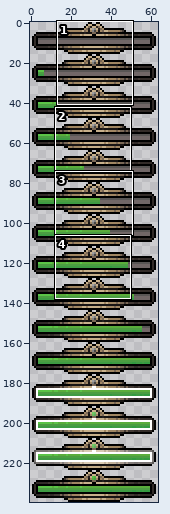
Sprite sheet, stored at data/textures/stamina_regen.png. Above: a wide view before the commit, with the close-up outlined.
Close-up. Earlier state:
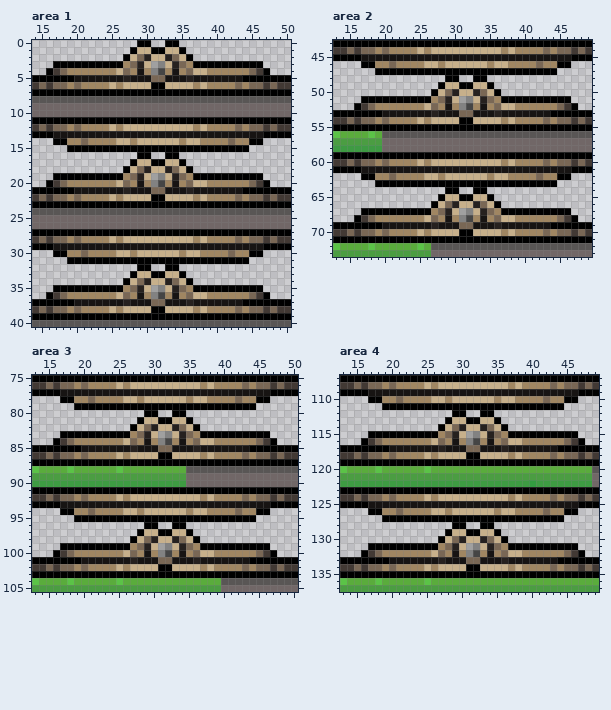
The file is 64x240 pixels. Colours within 5 levels of each other are drawn and written as one. Shown: area 1: x 14..50, y 0..40; area 2: x 13..49, y 43..73; area 3: x 13..50, y 75..105; area 4: x 13..49, y 107..137. The commit also changed other parts of the picture, which this record leaves out.
After:
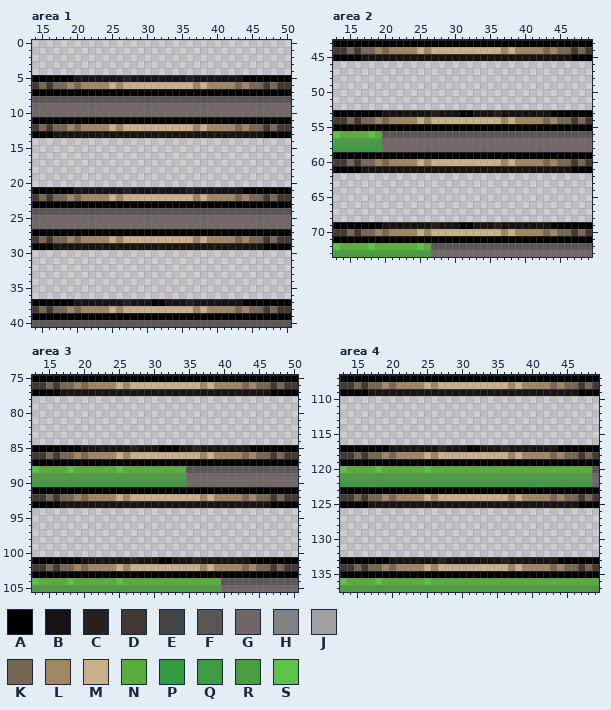
Palette (. is transparent): A #000000  B #171413  C #26211f  D #423934  E #454545  F #595655  G #716767  H #828282  J #a0a0a0  K #796755  L #a08662  M #c7b08b  N #5aac3c  P #339b41  Q #3e9b43  R #4b9d42  S #5bc347
Difference:
Changed rows in their new state; - is an unchanged pixel.
Area 1:
first column x 16:
 0 -------------..--..-------------
 1 ------------........------------
 2 -----------..........-----------
 3 -..............................-
 4 ................................
 5 ---------------BB---------------
 6 ---------------MM---------------
first column x 16:
14 -..............................-
15 ---..........................---
16 -------------..--..-------------
17 ------------........------------
18 -----------..........-----------
19 -..............................-
20 ................................
21 ---------------BB---------------
22 ---------------MM---------------
first column x 16:
30 -..............................-
31 ---..........................---
32 -------------..--..-------------
33 ------------........------------
34 -----------..........-----------
35 -..............................-
36 ................................
37 ---------------AA---------------
38 ---------------MM---------------
Area 2:
first column x 16:
46 -..............................-
47 ---..........................---
48 -------------..--..-------------
49 ------------........------------
50 -----------..........-----------
51 -..............................-
52 ................................
53 ---------------AA---------------
54 ---------------MM---------------
first column x 16:
62 -..............................-
63 ---..........................---
64 -------------..--..-------------
65 ------------........------------
66 -----------..........-----------
67 -..............................-
68 ................................
69 ---------------AA---------------
70 ---------------MM---------------
Area 3:
first column x 16:
 78 -..............................-
 79 ---..........................---
 80 -------------..--..-------------
 81 ------------........------------
 82 -----------..........-----------
 83 -..............................-
 84 ................................
 85 ---------------AAA--------------
 86 ---------------MM---------------
first column x 16:
 94 -..............................-
 95 ---..........................---
 96 -------------..--..-------------
 97 ------------........------------
 98 -----------..........-----------
 99 -..............................-
100 ................................
101 ---------------AA---------------
102 ---------------MM---------------
Area 4:
first column x 16:
110 -..............................-
111 ---..........................---
112 -------------..--..-------------
113 ------------........------------
114 -----------..........-----------
115 -..............................-
116 ................................
117 ---------------AA---------------
118 ---------------MM---------------
first column x 16:
126 -..............................-
127 ---..........................---
128 -------------..--..-------------
129 ------------........------------
130 -----------..........-----------
131 -..............................-
132 ................................
133 ---------------BB---------------
134 ---------------MM---------------
